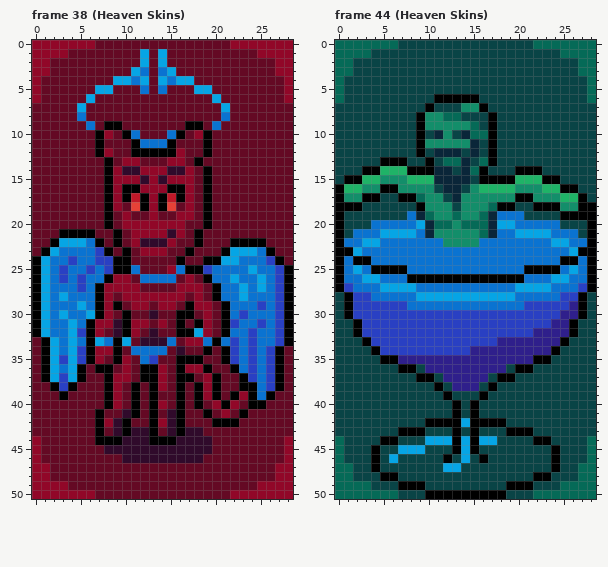
Two versions of one pixel-art file, Succubus/Sprites/Characters.aseprite. That is the earlier state.
29x51 pixels, 51 frames. Shown: frame 38 (Heaven Skins), frame 44 (Heaven Skins). The commit also changed other frames, which this record leaves out.
New version:
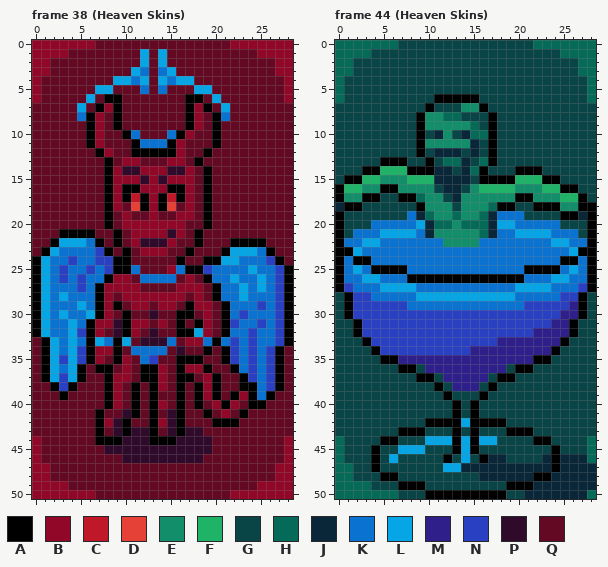
Palette (. is transparent): A #000000  B #910728  C #c01828  D #e64137  E #138e6a  F #1fb367  G #094446  H #056a57  J #0a2639  K #0a73d1  L #06a5e5  M #2f1f8b  N #2940c3  P #300a2b  Q #640924
Commit message: Heaven opponents
The exact change:
Changed rows in their new state; - is an unchanged pixel.
Frame 38 (Heaven Skins), layer "Layer 4":
first column x 6:
 6 --AA-------AA--
 7 -ABA-------ABA-
 8 AB-A-------AB-A
 9 ABQ---------B-A
10 ABQ--------BQQA
11 AB--------B--QA
Frame 44 (Heaven Skins), layer "Layer 4":
first column x 0:
18 J---------------------------
19 ---------------------------J
first column x 14:
46 ---JJ----J-JJJ-
47 JJJJJJJJJJ-JJJJ
48 --JJJJJJ--JJJJJ
49 --------JJJJJJJ
50 -------JJJJJJJ-
Changed places in both pictures, as pixel boxes (x1, y1, x2, y2):
changed: (86, 94, 122, 148)
changed: (176, 94, 221, 148)
changed: (335, 202, 344, 211)
changed: (578, 211, 587, 220)
changed: (461, 454, 596, 499)
